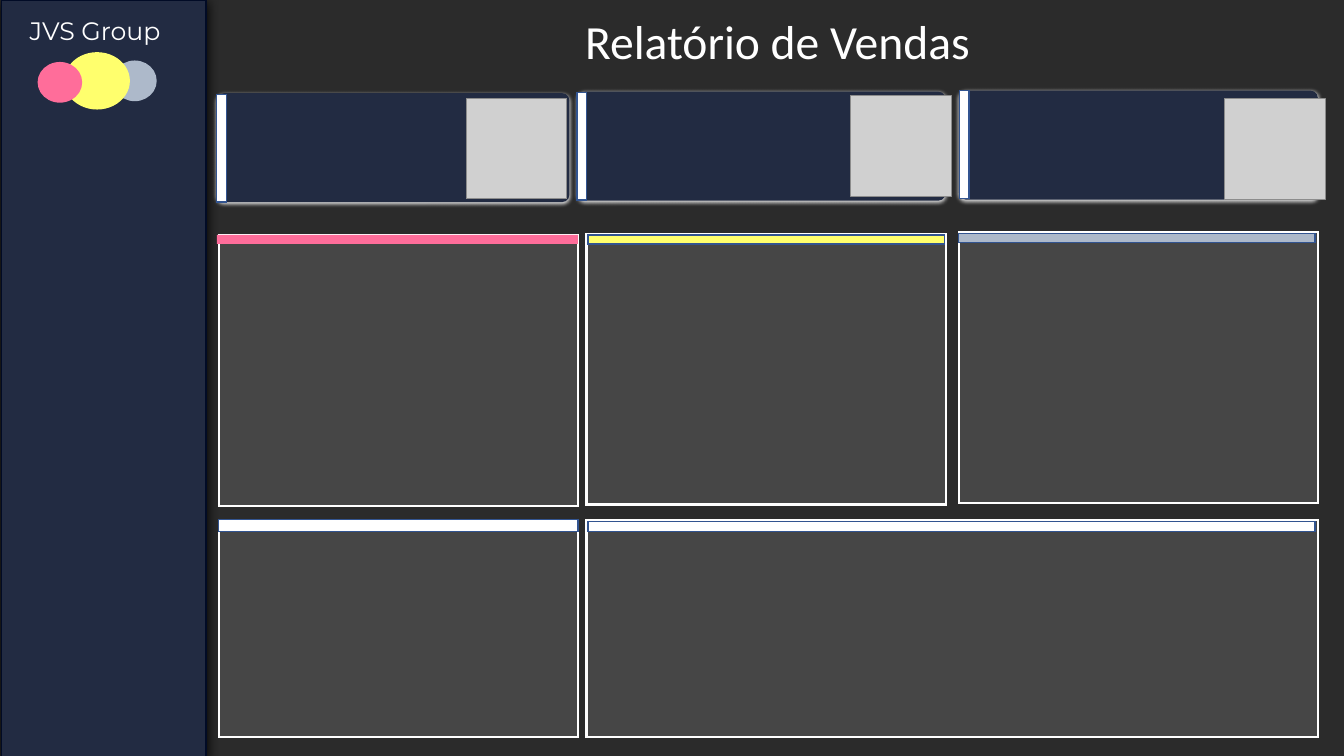
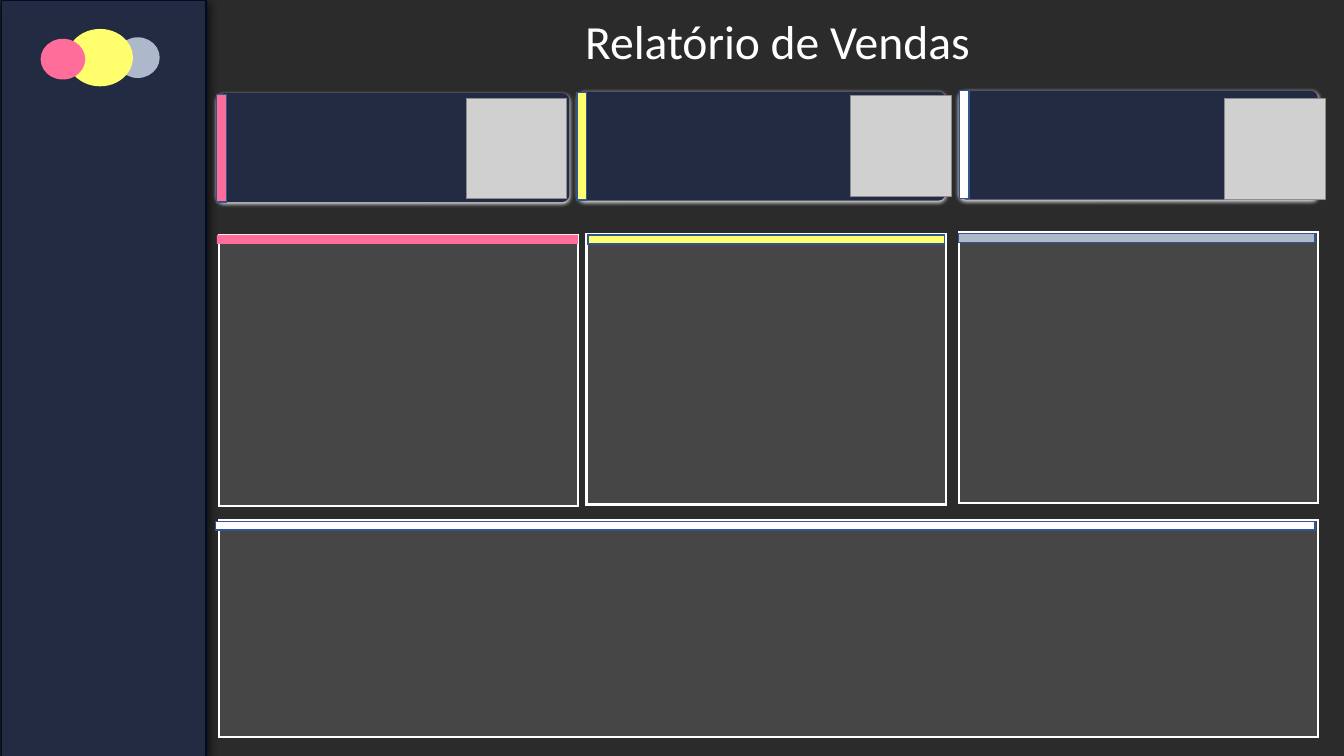
Before and after one commit to EmanuelQuintino/Data-Analysis-Course, a slide deck: slide 1 of documents/Arquivo 06.pptx. Drawn at 1344x756 pixels with LibreOffice and Linux fonts; fonts in the diff are those of the drawing; grey boxes stand for pictures; background and template pictures are left out; a plain dark background stands for a picture behind light text. Boxes give left, top, right and bottom in pixels: in the first picture for what was removed or moved away, otherwise in the second. Text is boxed around its words. In the diff, an @@ line names an element or a change of style, - is before the commit and + after.

```diff
--- a/documents/Arquivo 06.pptx
+++ b/documents/Arquivo 06.pptx
@@ text removed at box(30, 22, 160, 45) @@
-JVS Group
@@ 3 ellipses: place and size @@
-3 ellipses at box(37, 52, 157, 110)
+3 ellipses at box(40, 29, 160, 87)
@@ rectangle at box(217, 95, 226, 203): fill #FFFFFF to #FF6D9A @@
@@ rectangle at box(577, 93, 586, 201): fill #FFFFFF to #FFFF6D @@
@@ rectangle: place and size @@
-rectangle at box(588, 521, 1315, 531)
+rectangle at box(216, 521, 1316, 530)
@@ rectangle: place and size @@
-rectangle at box(587, 520, 1319, 737)
+rectangle at box(219, 520, 1319, 737)
@@ rectangle removed at box(219, 521, 578, 738) @@
@@ rectangle removed at box(219, 519, 578, 531) @@
```
Also in this commit, not shown: 2 other files.
